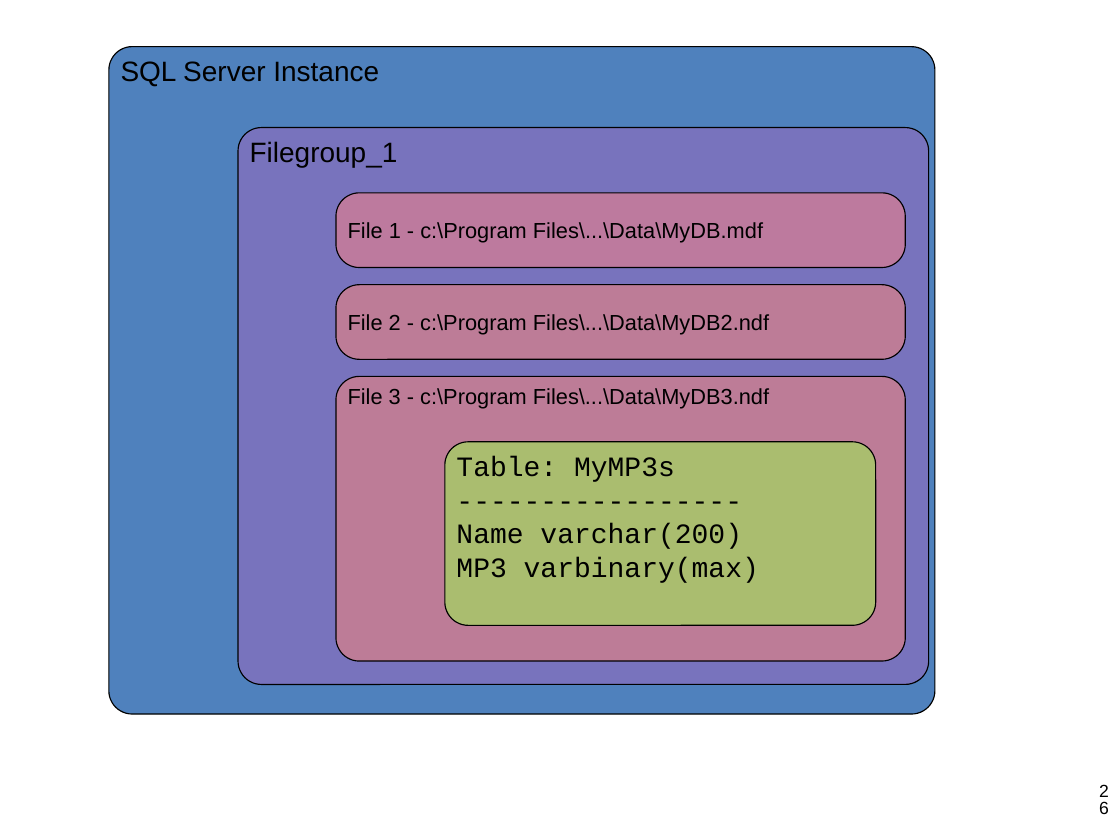
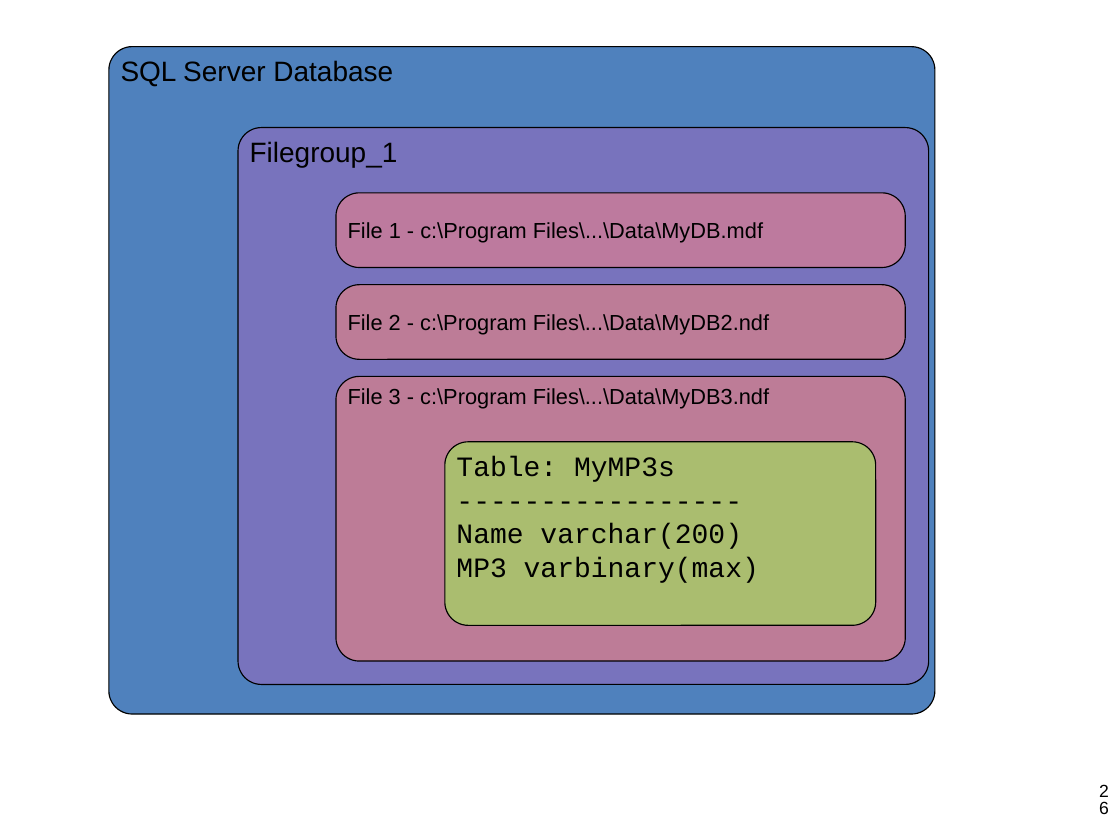
Before and after one commit to way0utwest/FilestreamFiletable, a slide deck: slide 26 of UnstructuredData_SQLServer.ppt. Drawn at 1120x840 pixels with LibreOffice and Linux fonts; fonts in the diff are those of the drawing. Boxes give left, top, right and bottom in pixels: in the first picture for what was removed or moved away, otherwise in the second. Text is boxed around its words. In the diff, an @@ line names an element or a change of style, - is before the commit and + after.

```diff
--- a/UnstructuredData_SQLServer.ppt
+++ b/UnstructuredData_SQLServer.ppt
@@ text in rounded rectangle at (x1=121, y1=60, x2=393, y2=86): text changed @@
-SQL Server Instance
+SQL Server Database
```
Also in this commit, not shown: 3 other slides changed.
